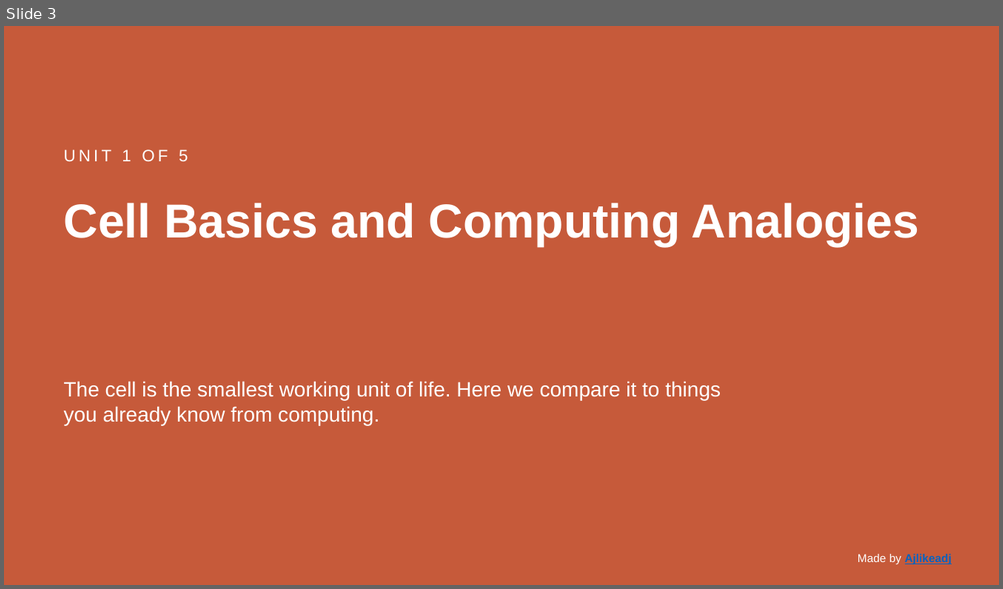
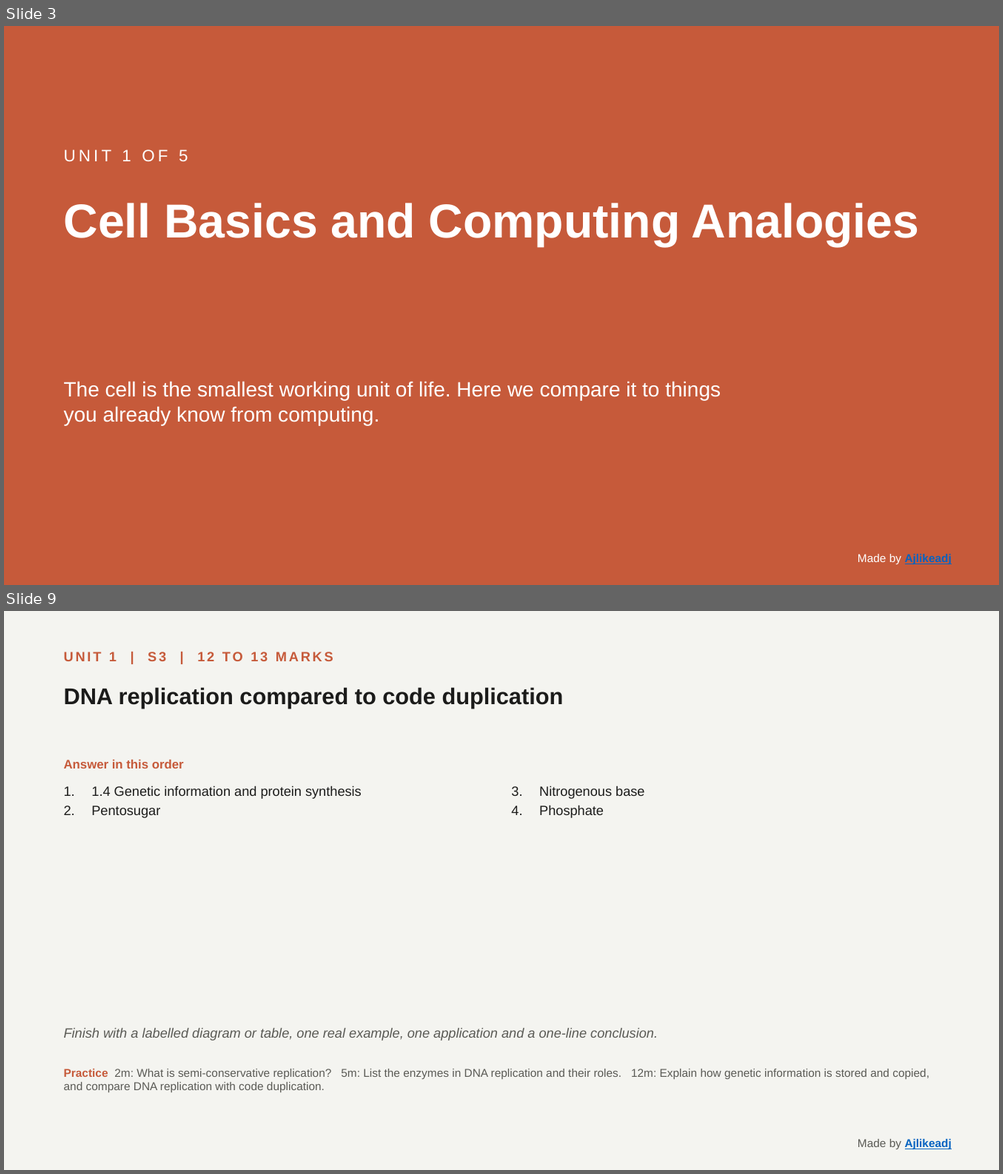
Before and after one commit to Ajlikeadj/Bio, a slide deck: CompBio-slides.pptx. Shown one above the other, each under a label of ours: slide 3 before the commit, slides 3 and 9 after it; the slides between them are not shown. The pictures are 1003x589 and 1003x1174 pixels, drawn with LibreOffice and Linux fonts; fonts in the diff are those of the drawing. Boxes give left, top, right and bottom in pixels: in the first picture for what was removed or moved away, otherwise in the second. Text is boxed around its words. In the diff, an @@ line names an element or a change of style, - is before the commit and + after.

```diff
--- a/CompBio-slides.pptx
+++ b/CompBio-slides.pptx
@@ slide 9 added at <box>4,611,999,1170</box>, background #F4F4F0 @@
@@ text added at <box>64,652,333,661</box>, 13 pt, text #C65A3A, bold @@
+UNIT 1 | S3 | 12 TO 13 MARKS
@@ text added at <box>64,687,563,709</box>, 22 pt, text #1B1B1A, bold @@
+DNA replication compared to code duplication
@@ text added at <box>64,760,184,769</box>, 12 pt, text #C65A3A, bold @@
+Answer in this order
@@ text added at <box>91,786,361,818</box>, 13 pt, text #1B1B1A @@
+1. 1.4 Genetic information and protein synthesis
+2. Pentosugar
@@ text added at <box>539,786,644,818</box>, 13 pt, text #1B1B1A @@
+3. Nitrogenous base
+4. Phosphate
@@ text added at <box>64,1028,657,1041</box>, 13 pt, text #5A5A55, italic @@
+Finish with a labelled diagram or table, one real example, one application and a one-line conclusion.
@@ text added at <box>64,1069,929,1093</box>, 11 pt, text #5A5A55 @@
+Practice 2m: What is semi-conservative replication? 5m: List the enzymes in DNA replication and their roles. 12m: Explain how genetic information is stored and copied, and compare DNA replication with code duplication.
@@ text added at <box>857,1139,951,1150</box>, 11 pt, text #0563C1, bold, underline @@
+Made by Ajlikeadj
```
Also in this commit, not shown: 1 slide changed, 67 other slides added, 60 slides removed, 10 other files.
